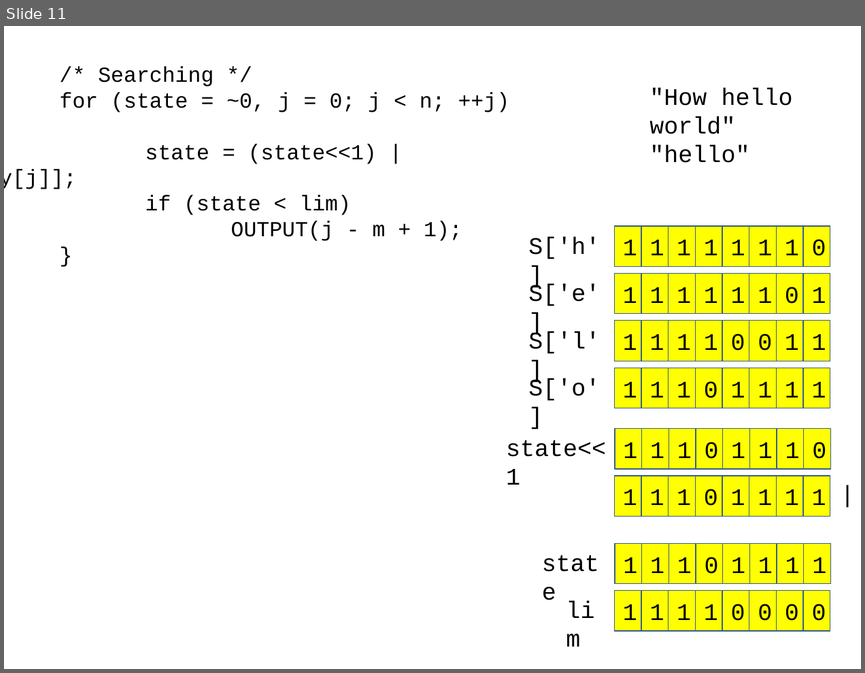
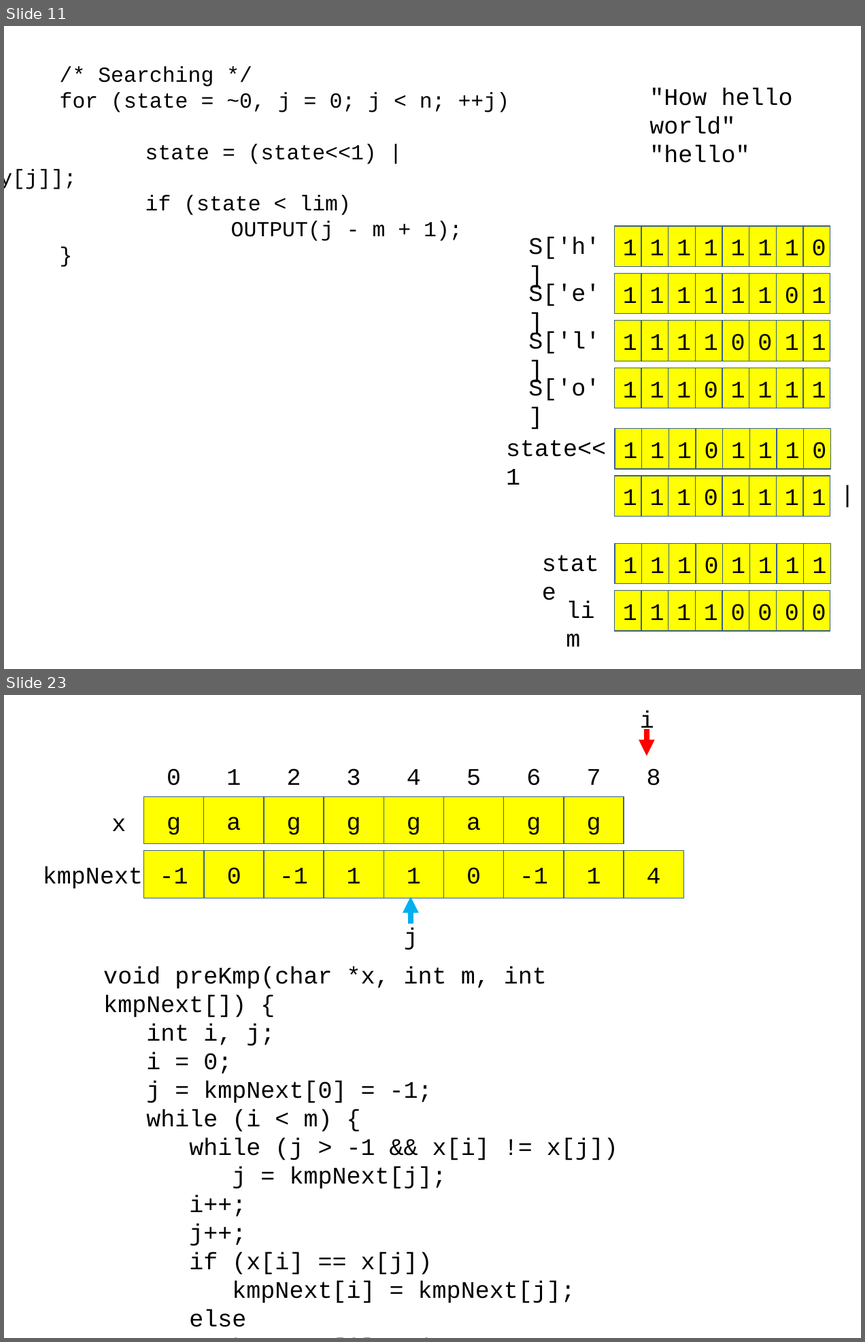
Before and after one commit to chisun-joung/osdsalgo_c, a slide deck: 04_day.pptx. Shown one above the other, each under a label of ours: slide 11 before the commit, slides 11 and 23 after it; the slides between them are not shown. The pictures are 865x673 and 865x1342 pixels, drawn with LibreOffice and Linux fonts; fonts in the diff are those of the drawing. Boxes give left, top, right and bottom in pixels: in the first picture for what was removed or moved away, otherwise in the second. Text is boxed around its words. In the diff, an @@ line names an element or a change of style, - is before the commit and + after.

```diff
--- a/04_day.pptx
+++ b/04_day.pptx
@@ slide 23 added at [4,695,861,1338], background #FFFFFF @@
@@ text added at [640,711,654,734], 20 pt, text #000000 @@
+i
@@ arrow added from (647, 728) to (647, 756), #FF0000 4.5 pt @@
@@ text added at [167,768,181,785], 20 pt, text #000000 @@
+0
@@ text added at [226,769,241,785], 20 pt, text #000000 @@
+1
@@ text added at [287,768,301,785], 20 pt, text #000000 @@
+2
@@ text added at [347,768,361,785], 20 pt, text #000000 @@
+3
@@ text added at [407,769,421,785], 20 pt, text #000000 @@
+4
@@ text added at [466,769,481,785], 20 pt, text #000000 @@
+5
@@ text added at [526,768,541,785], 20 pt, text #000000 @@
+6
@@ text added at [587,769,601,785], 20 pt, text #000000 @@
+7
@@ text added at [647,768,661,785], 20 pt, text #000000 @@
+8
@@ rectangle added at [143,797,204,844], fill #FFFF00, outline #3A5F8C 0.75 pt, 20 pt, text #000000 @@
+g
@@ rectangle added at [204,797,264,844], fill #FFFF00, outline #3A5F8C 0.75 pt, 20 pt, text #000000 @@
+a
@@ rectangle added at [264,797,324,844], fill #FFFF00, outline #3A5F8C 0.75 pt, 20 pt, text #000000 @@
+g
@@ rectangle added at [324,797,383,844], fill #FFFF00, outline #3A5F8C 0.75 pt, 20 pt, text #000000 @@
+g
@@ rectangle added at [383,797,443,844], fill #FFFF00, outline #3A5F8C 0.75 pt, 20 pt, text #000000 @@
+g
@@ rectangle added at [443,797,504,844], fill #FFFF00, outline #3A5F8C 0.75 pt, 20 pt, text #000000 @@
+a
@@ rectangle added at [504,797,564,844], fill #FFFF00, outline #3A5F8C 0.75 pt, 20 pt, text #000000 @@
+g
@@ rectangle added at [564,797,623,844], fill #FFFF00, outline #3A5F8C 0.75 pt, 20 pt, text #000000 @@
+g
@@ text added at [111,818,126,831], 20 pt, text #000000 @@
+x
@@ rectangle added at [143,851,204,898], fill #FFFF00, outline #3A5F8C 0.75 pt, 20 pt, text #000000 @@
+-1
@@ rectangle added at [205,851,264,898], fill #FFFF00, outline #3A5F8C 0.75 pt, 20 pt, text #000000 @@
+0
@@ rectangle added at [264,851,324,898], fill #FFFF00, outline #3A5F8C 0.75 pt, 20 pt, text #000000 @@
+-1
@@ rectangle added at [324,851,383,898], fill #FFFF00, outline #3A5F8C 0.75 pt, 20 pt, text #000000 @@
+1
@@ rectangle added at [383,851,443,898], fill #FFFF00, outline #3A5F8C 0.75 pt, 20 pt, text #000000 @@
+1
@@ rectangle added at [443,851,504,898], fill #FFFF00, outline #3A5F8C 0.75 pt, 20 pt, text #000000 @@
+0
@@ rectangle added at [504,851,564,898], fill #FFFF00, outline #3A5F8C 0.75 pt, 20 pt, text #000000 @@
+-1
@@ rectangle added at [564,851,623,898], fill #FFFF00, outline #3A5F8C 0.75 pt, 20 pt, text #000000 @@
+1
@@ rectangle added at [623,851,683,898], fill #FFFF00, outline #3A5F8C 0.75 pt, 20 pt, text #000000 @@
+4
@@ text added at [43,866,143,889], 20 pt, text #000000 @@
+kmpNext
@@ arrow added from (411, 923) to (411, 896), #00B0F0 4.5 pt @@
@@ text added at [404,928,418,950], 20 pt, text #000000 @@
+j
@@ text added at [103,966,618,1327], 20 pt, text #000000 @@
+void preKmp(char *x, int m, int kmpNext[]) {
+int i, j;
+i = 0;
+j = kmpNext[0] = -1;
+while (i < m) {
+while (j > -1 && x[i] != x[j])
+j = kmpNext[j];
+i++;
+j++;
+if (x[i] == x[j])
+kmpNext[i] = kmpNext[j];
+else
+kmpNext[i] = j;
+}
+}
```
Also in this commit, not shown: 13 other slides added, 1 other file.
